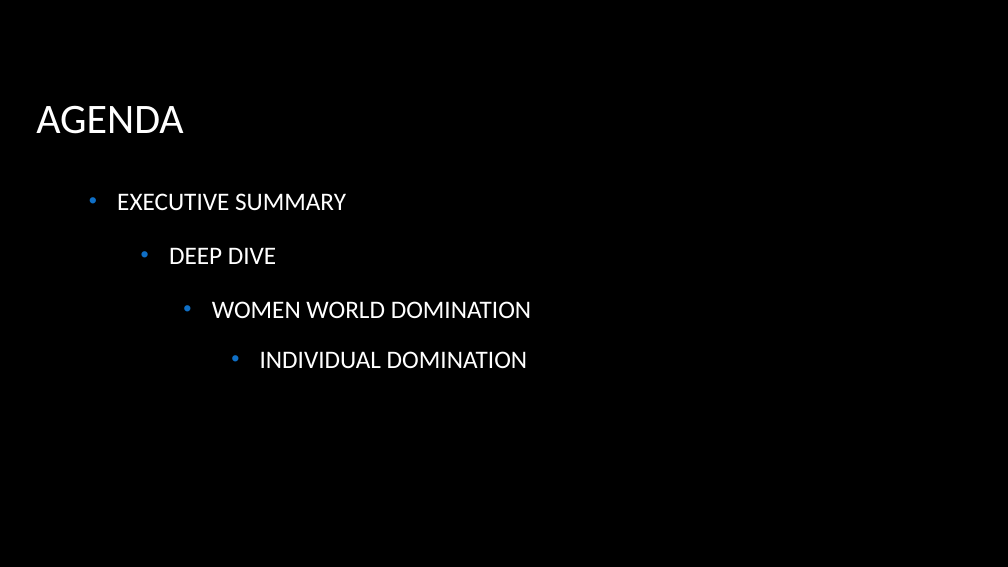
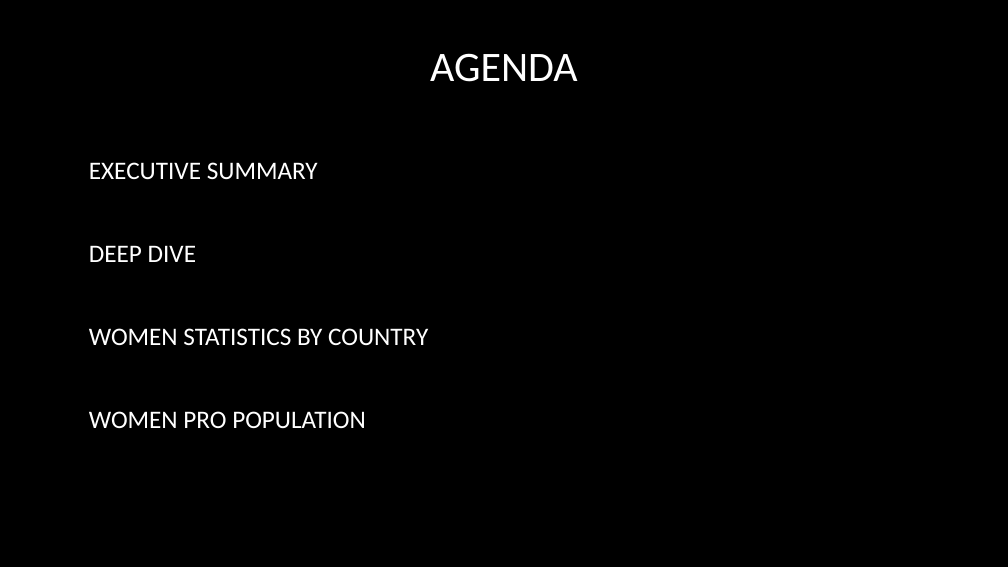
Before and after one commit to chriseverts/chess_project, a slide deck: slide 1 of chess.pptx. Drawn at 1008x567 pixels with LibreOffice and Linux fonts; fonts in the diff are those of the drawing; background and template pictures are left out. Boxes give left, top, right and bottom in pixels: in the first picture for what was removed or moved away, otherwise in the second. Text is boxed around its words. In the diff, an @@ line names an element or a change of style, - is before the commit and + after.

```diff
--- a/chess.pptx
+++ b/chess.pptx
@@ title "AGENDA": place and size @@
-title "AGENDA" at <box>36,105,183,134</box>
+title "AGENDA" at <box>430,53,577,82</box>
@@ title "AGENDA" at <box>430,53,577,82</box>: alignment left to centre @@
@@ subtitle "EXECUTIVE SUMMARY": place and size @@
-subtitle "EXECUTIVE SUMMARY" at <box>117,193,346,211</box>
+subtitle "EXECUTIVE SUMMARY" at <box>89,162,428,428</box>
@@ subtitle at <box>89,162,318,180</box>: bullet • to none @@
@@ subtitle at <box>89,245,428,428</box>: paragraphs added @@
+DEEP DIVE
+WOMEN STATISTICS BY COUNTRY
+WOMEN PRO POPULATION
@@ text removed at <box>169,247,276,264</box> @@
-• DEEP DIVE
@@ text removed at <box>212,301,531,318</box> @@
-• WOMEN WORLD DOMINATION
@@ text removed at <box>260,351,527,368</box> @@
-• INDIVIDUAL DOMINATION
```
Also in this commit, not shown: 2 other slides changed, 2 other files.
